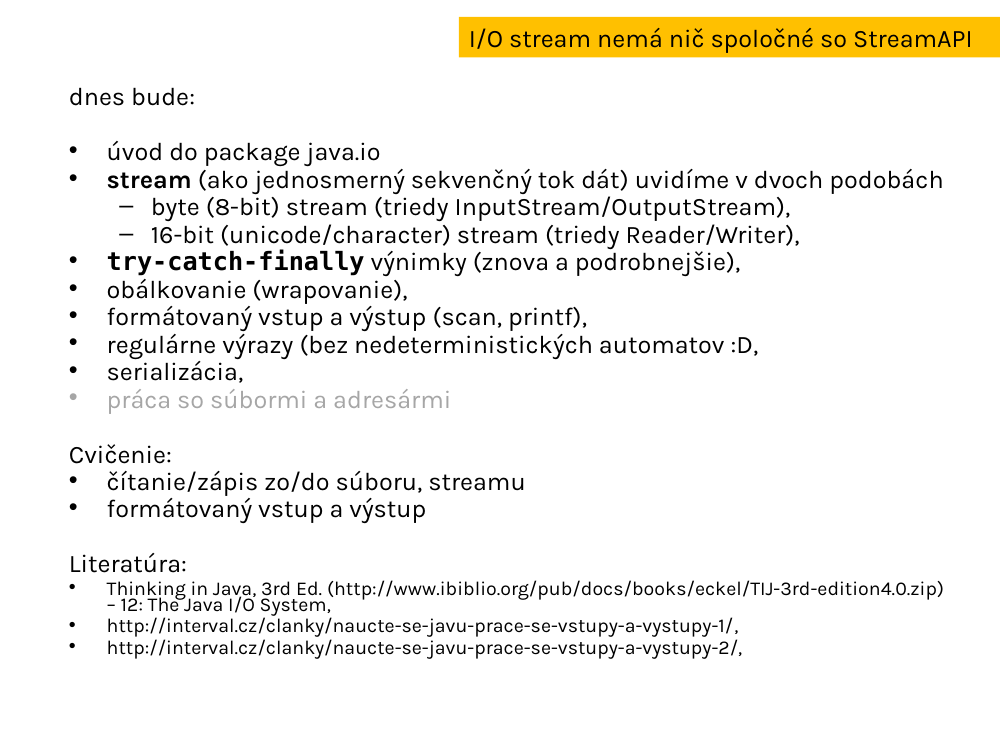
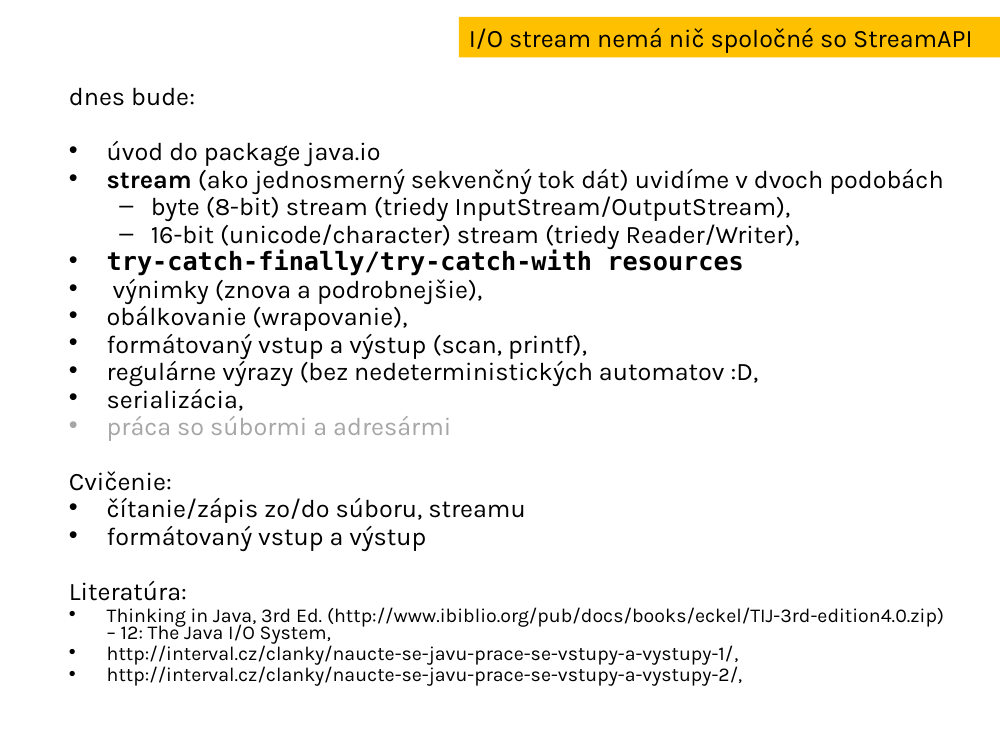
Before and after one commit to Programovanie4/Prednasky, a slide deck: slide 2 of 08/08_java.ppt. Drawn at 1008x756 pixels with LibreOffice and Linux fonts; fonts in the diff are those of the drawing. Boxes give left, top, right and bottom in pixels: in the first picture for what was removed or moved away, otherwise in the second. Text is boxed around its words. In the diff, an @@ line names an element or a change of style, - is before the commit and + after.

```diff
--- a/08/08_java.ppt
+++ b/08/08_java.ppt
@@ text at [107,249,744,304]: text changed; font Karla to DejaVu Sans Mono; bold on @@
-• try-catch-finally výnimky (znova a podrobnejšie),
+• try-catch-finally/try-catch-with resources
+• výnimky (znova a podrobnejšie),
```
Also in this commit, not shown: 2 other slides changed, 3 other files.
